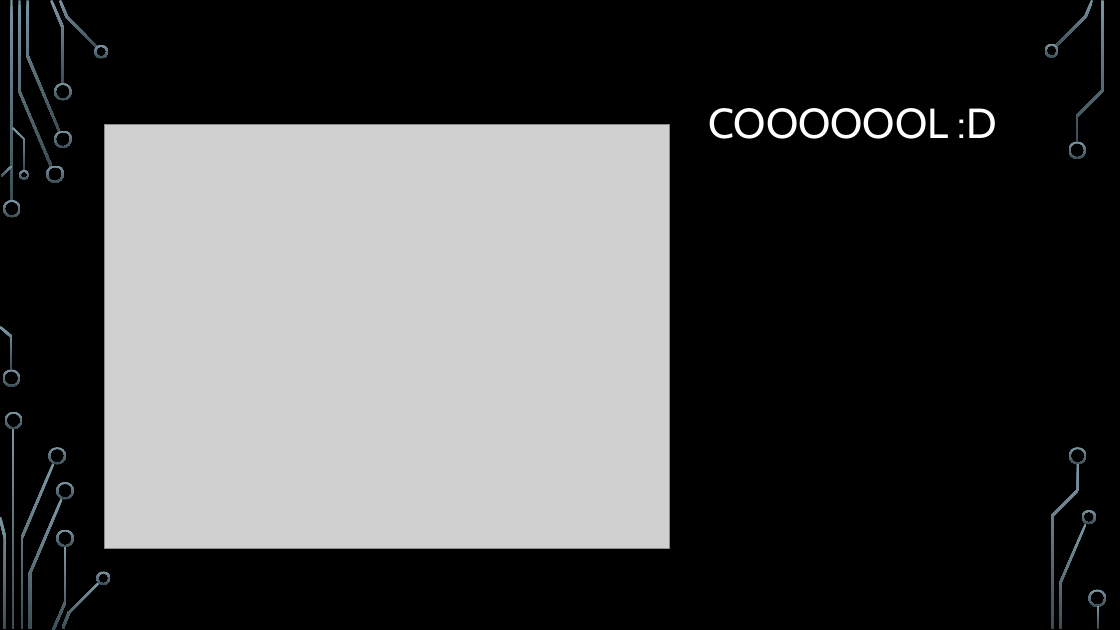
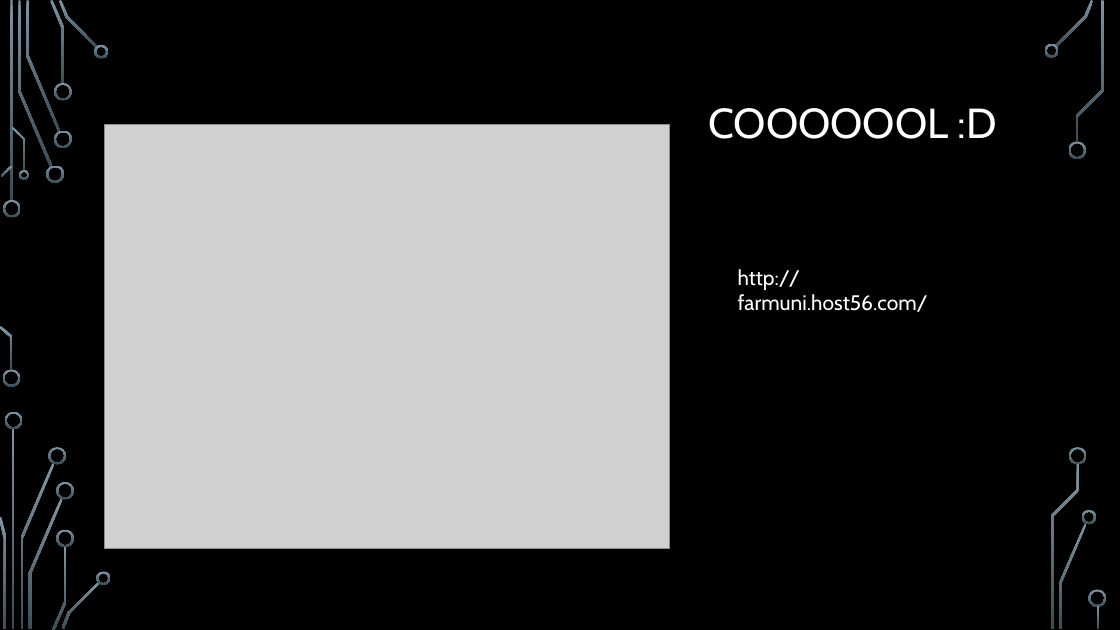
Before and after one commit to KristiyanPeshtenski/Team-CedarChest, a slide deck: slide 8 of Farm university.pptx. Drawn at 1120x630 pixels with LibreOffice and Linux fonts; fonts in the diff are those of the drawing; grey boxes stand for pictures; background and template pictures are left out. Boxes give left, top, right and bottom in pixels: in the first picture for what was removed or moved away, otherwise in the second. Text is boxed around its words. In the diff, an @@ line names an element or a change of style, - is before the commit and + after.

Commit message:
presentation

```diff
--- a/Farm university.pptx
+++ b/Farm university.pptx
@@ text added at [738,269,928,312], 18 pt, text #FFFFFF @@
+http://farmuni.host56.com/
```
